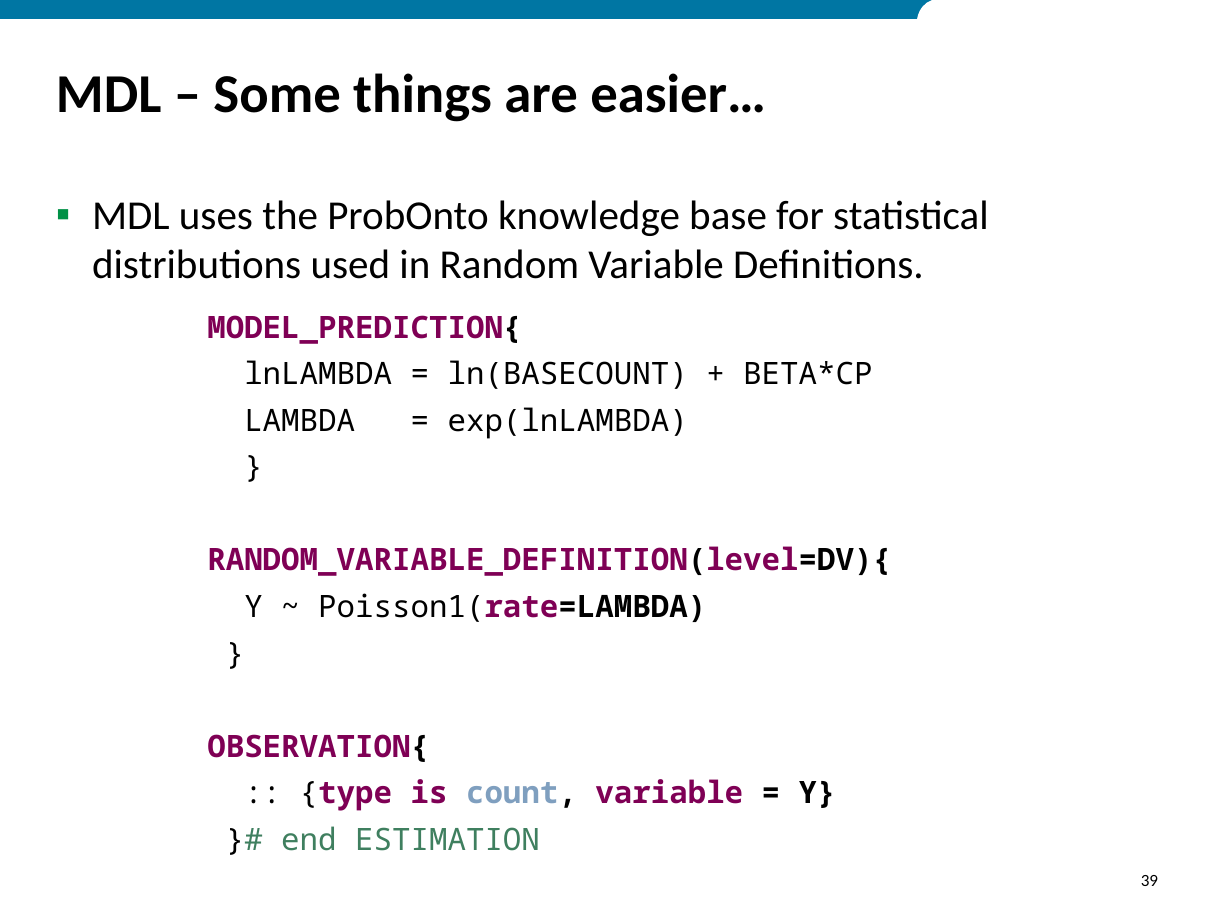
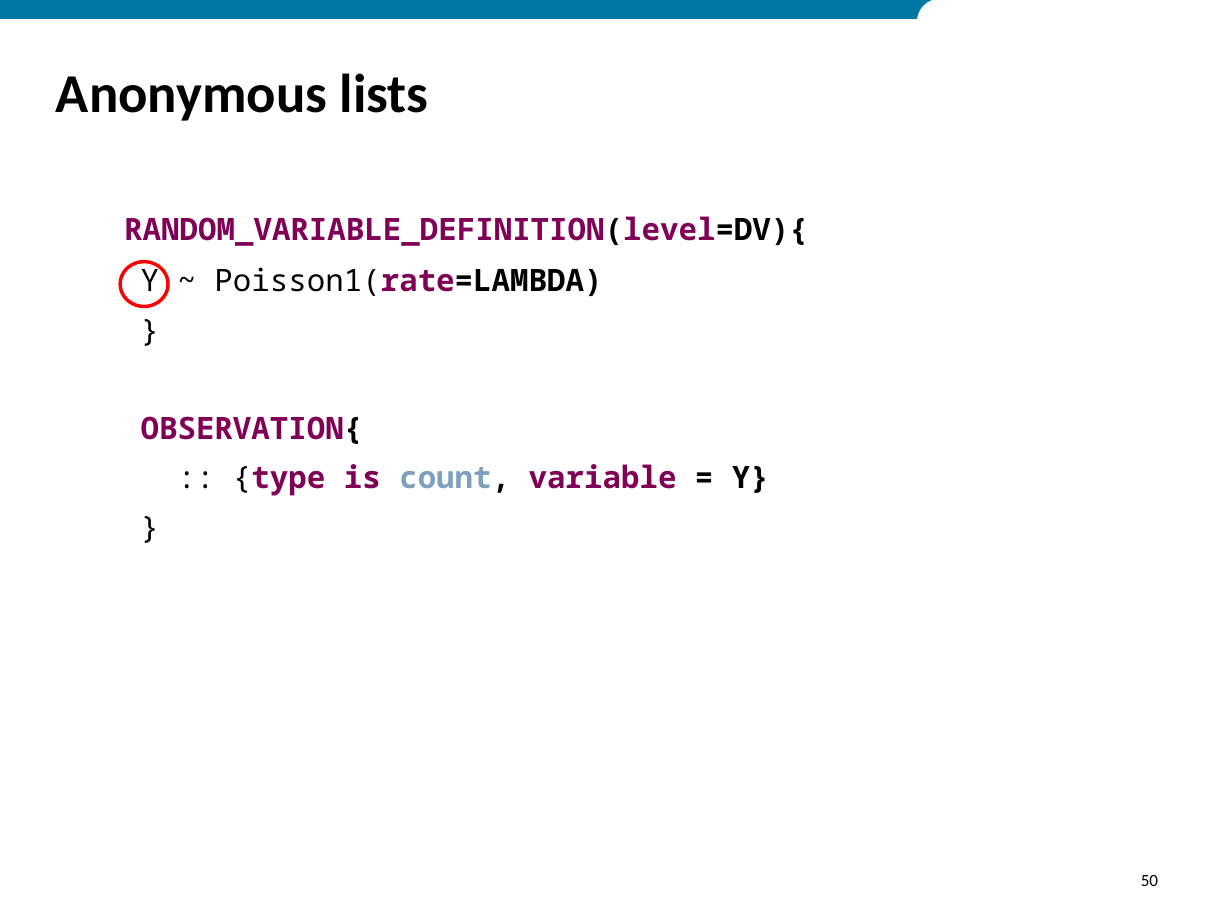
Before and after one commit to ModelDefinitionLanguage/MDLExamples, a slide deck: slide 50 of MDL_Tutorial_2018.pptx (slide 39 before the commit). Drawn at 1232x924 pixels with LibreOffice and Linux fonts; fonts in the diff are those of the drawing; background and template pictures are left out. Boxes give left, top, right and bottom in pixels: in the first picture for what was removed or moved away, otherwise in the second. Text is boxed around its words. In the diff, an @@ line names an element or a change of style, - is before the commit and + after.

```diff
--- a/MDL_Tutorial_2018.pptx
+++ b/MDL_Tutorial_2018.pptx
@@ title at (56, 73, 429, 121): text changed @@
-MDL – Some things are easier…
+Anonymous lists
@@ text "RANDOM_VARIABLE_DEFINITION(level=DV){": place and size @@
-text "RANDOM_VARIABLE_DEFINITION(level=DV){" at (207, 315, 891, 851)
+text "RANDOM_VARIABLE_DEFINITION(level=DV){" at (124, 216, 808, 496)
@@ text removed at (92, 200, 989, 279) @@
-▪ MDL uses the ProbOnto knowledge base for statistical distributions used in Random Variable Definitions.
@@ text at (124, 216, 808, 496): indent changed; more space between paragraphs @@
@@ ellipse added at (121, 261, 169, 306), outline #FF0000 2 pt @@
@@ text at (207, 315, 872, 439): paragraphs removed @@
-  MODEL_PREDICTION{
-  lnLAMBDA = ln(BASECOUNT) + BETA*CP
-  LAMBDA = exp(lnLAMBDA)
-  }
@@ text at (281, 826, 540, 851): text changed; text colour #3F7F5F to #000000 @@
-  }# end ESTIMATION
+  }
@@ page number at (1141, 875, 1158, 886): text changed @@
-39
+50
```
Also in this commit, not shown: 7 other slides changed, 29 slides added, 5 slides removed, 1 other file.
